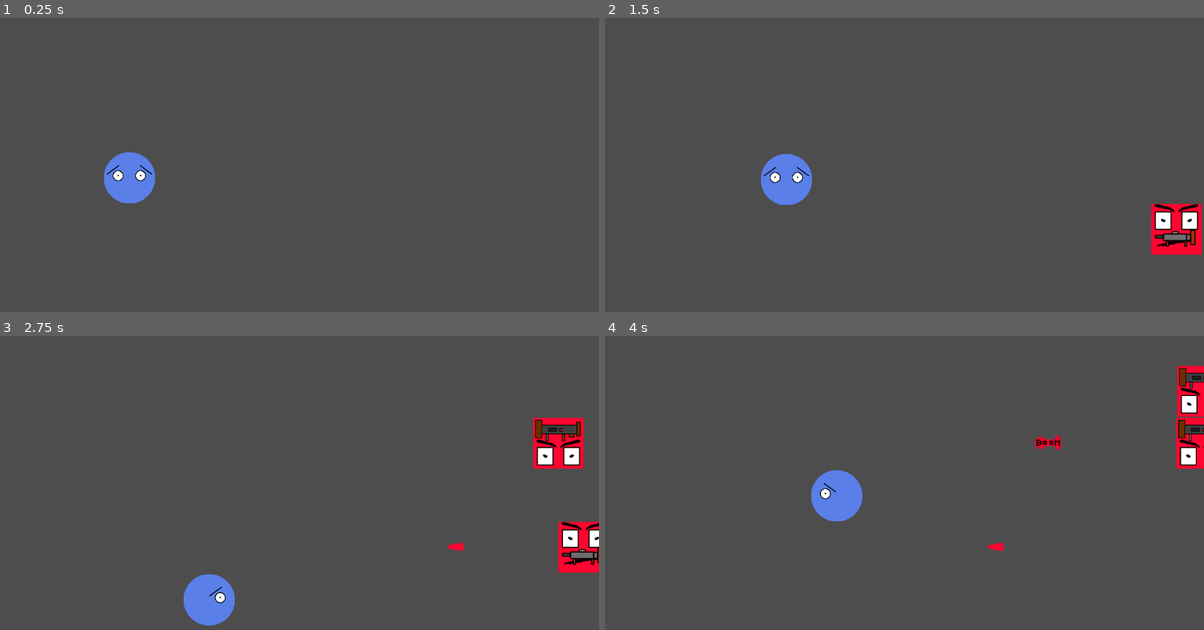
Above: before the commit, frames 1-4 (two rows, left to right).
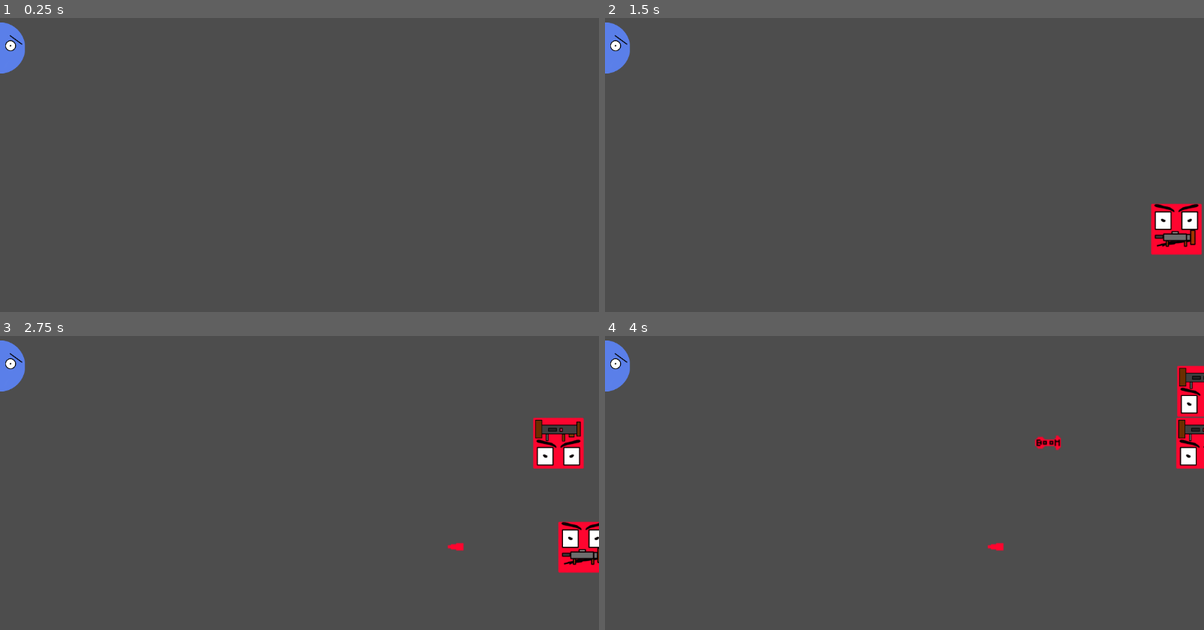
Above: after the commit, the same moments.

Repository: Killfreek/Rats
Game: Godot game, scene res://Levels/LevelCreatorTester.tscn
The game is run twice, just before and just after one commit, with the same random seed, the same clock (stepped at 60 frames per second) and the same inputs. This scene is started directly instead of the project's main scene.
Inputs:
- Up to frame 1 (0.25 s): no input
- Up to frame 2 (1.5 s): tap Enter at 0.5 s; hold D (MoveRight) 0.53-1.28 s; hold Space (SpawnPlayer) 0.53-1.28 s; hold S (MoveDown) from 1.28 s (still down); tap Space (SpawnPlayer) at 1.35 s
- Up to frame 3 (2.75 s): release S (MoveDown) at 2.03 s; hold D (MoveRight) from 2.03 s (still down); hold Space (SpawnPlayer) from 2.03 s (still down)
- Up to frame 4 (4 s): release D (MoveRight) at 2.78 s; release Space (SpawnPlayer) at 2.78 s; hold W (MoveUp) 2.78-3.53 s; tap Space (SpawnPlayer) at 2.85 s; hold A (MoveLeft) from 3.53 s (still down); hold Space (SpawnPlayer) from 3.53 s (still down)

The runs differ from the first frame. In frame 1, 1.8% of the frame differs, in the area x 0-26%, y 1-64%; in frame 2, 1.8%; in frame 3, 1.8%; in frame 4, 1.8%, in the area x 0-44%, y 1-64%.

Commit message:
Player now spawn in correct position in level creator tester scene

Diff:
--- a/Levels/LevelCreatorTester.tscn
+++ b/Levels/LevelCreatorTester.tscn
@@ -95,6 +95,7 @@
 top_level = true
 
 [node name="TileMap" type="TileMap" parent="." node_paths=PackedStringArray("tileMap")]
+z_index = -1
 tile_set = SubResource("TileSet_xq86r")
 format = 2
 layer_0/name = "Light"
--- a/Player/PlayerSpawnController.gd
+++ b/Player/PlayerSpawnController.gd
@@ -9,9 +9,6 @@
 @export var EnemySpawnController : Node2D
 
 var canSpawn : bool
-
-func _ready():
-	SpawnPlayer();
 
 func _process(delta):
 	if Input.is_action_pressed("SpawnPlayer") && canSpawn:
@@ -27,6 +24,7 @@
 	player.PlayerAreaBottomRightCorner = PlayerAreaBottomRightCorner;
 	player.position = playerSpawnLocation;
 	player.name = "Player";
+	player.top_level = true;
 	add_child(player);
 
 	var playerNode = get_node("Player");
--- a/Scripts/CustomLevelVars.gd
+++ b/Scripts/CustomLevelVars.gd
@@ -2,3 +2,4 @@
 
 var BoardRowLength : int;
 var BoardCoumnLength : int;
+var SpawnPosition : Vector2;
--- a/Scripts/LevelAssembler.gd
+++ b/Scripts/LevelAssembler.gd
@@ -32,5 +32,6 @@
 func RunLevel():
 	CustomLevelVars.BoardRowLength = boardRowSize;
 	CustomLevelVars.BoardCoumnLength = boardColumnSize;
+	CustomLevelVars.SpawnPosition = SpawnPointIndicator.position;
 
 	get_tree().change_scene_to_file("res://Levels/LevelCreatorTester.tscn");
--- a/Scripts/LevelCreator.gd
+++ b/Scripts/LevelCreator.gd
@@ -6,6 +6,7 @@
 
 func _ready():
 	setUpBoard(CustomLevelVars.BoardRowLength, CustomLevelVars.BoardCoumnLength);
+	setUpPlayer(CustomLevelVars.SpawnPosition);
 
 func setUpBoard(rows, columns):
 	tileMap.clear();
@@ -14,3 +15,7 @@
 	for row in range(rows):
 		for col in range(columns):
 			tileMap.set_pattern(0, tileMap.local_to_map(Vector2(col * 100, row * 100)), pattern);
+
+func setUpPlayer(position):
+	playerController.playerSpawnLocation = position;
+	playerController.SpawnPlayer();
